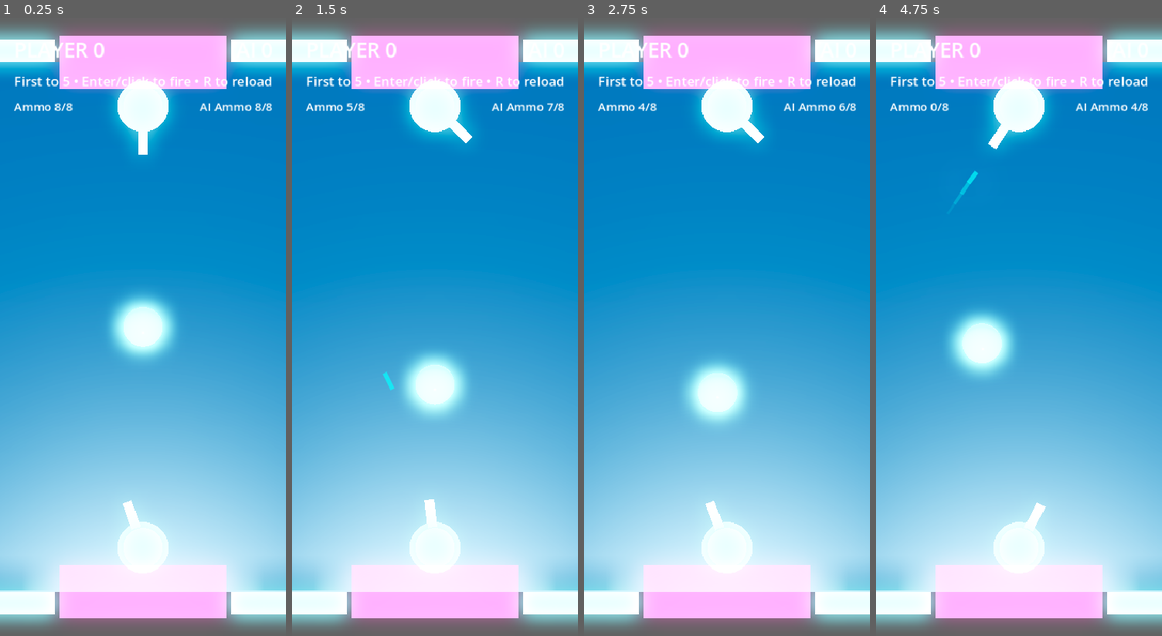
Above: before the commit, frames 1-4 (left to right).
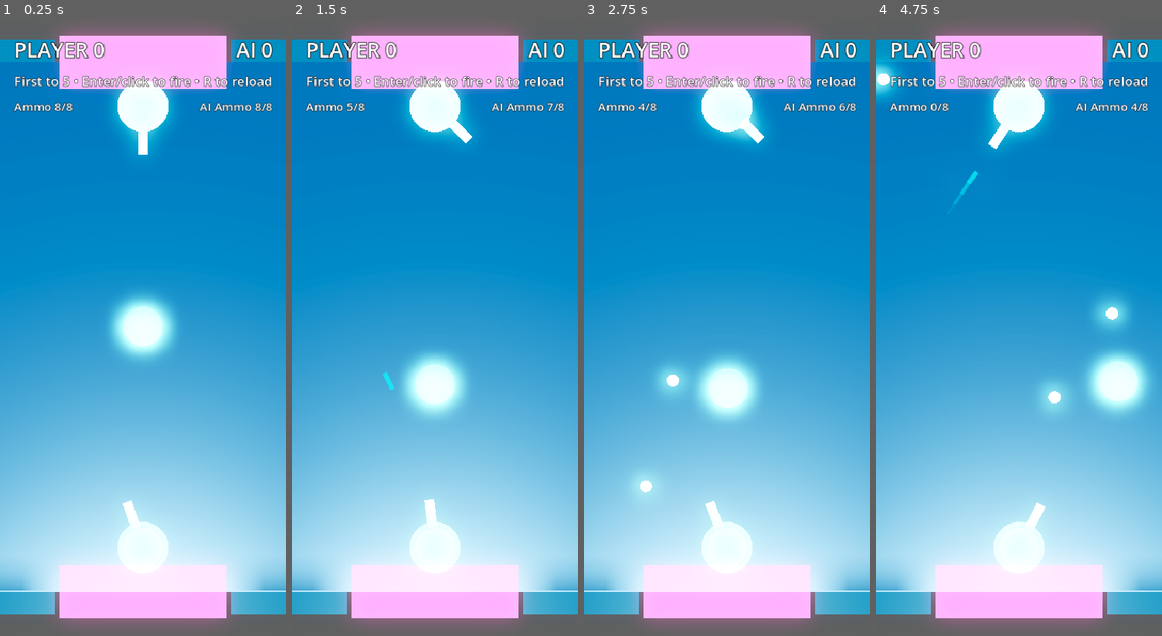
Above: after the commit, the same moments.

Repository: mchambers-mojang/sweet-vinegar-games
Game: Godot game, scene res://carom/scenes/carom_arena.tscn
Two runs of this game, one before a commit and one after it. Both use one fixed random seed, a clock stepped at 60 frames per second and the inputs below. This scene is started directly instead of the project's main scene.
Inputs (mouse positions are in pixels of both pictures, inside the frame that each line leads up to):
- Up to frame 1 (0.25 s): no input
- Up to frame 2 (1.5 s): tap Enter (ui_accept) at 0.5, 0.77, 1.25 s; move the mouse to (497, 296) at 0.52 s; hold Right (ui_right) 0.53-1.25 s; hold Shift 0.53-1.25 s; click (497, 296) at 0.67 s; drag from (377, 357) to (420, 450) at 1.27 s
- Up to frame 3 (2.75 s): tap Enter (ui_accept) at 2 s; move the mouse to (755, 191) at 2.02 s; hold Right (ui_right) from 2.03 s (still down); tap Ctrl at 2.1 s
- Up to frame 4 (4.75 s): release Right (ui_right) at 2.75 s; tap Enter (ui_accept) at 2.75, 3.5, 3.77, 4.25 s; drag from (1004, 450) to (933, 234) at 2.77 s; move the mouse to (1104, 419) at 3.52 s; hold Left (ui_left) 3.53-4.25 s; tap R at 3.6 s; drag from (933, 234) to (976, 172) at 4.27 s

The runs differ from the first frame. In frame 1, 6.8% of the frame differs, in the area x 0-100%, y 1-99%; in frame 2, 6.8%; in frame 3, 8.9%; in frame 4, 12%.

Commit message:
fix: Projectiles bounce instead of despawning, dim walls, text outlines
- Projectiles now ricochet off walls/puck instead of self-destructing
  on collision (only despawn after max_lifetime expires)
- Wall emission reduced from 1.8 to 0.6 energy multiplier
- All HUD labels now have black outlines for readability over bloom

Co-authored-by: Copilot <223556219+Copilot@users.noreply.github.com>

Diff:
--- a/carom/scenes/carom_arena.tscn
+++ b/carom/scenes/carom_arena.tscn
@@ -41,10 +41,10 @@
 roughness = 0.3
 
 [sub_resource type="StandardMaterial3D" id="12"]
-albedo_color = Color(0.08, 0.12, 0.18, 1)
+albedo_color = Color(0.06, 0.09, 0.14, 1)
 emission_enabled = true
-emission = Color(0.14, 0.95, 1.0, 1)
-emission_energy_multiplier = 1.8
+emission = Color(0.08, 0.5, 0.65, 1)
+emission_energy_multiplier = 0.6
 roughness = 0.12
 
 [sub_resource type="StandardMaterial3D" id="13"]
@@ -247,6 +247,8 @@
 [node name="PlayerScoreLabel" type="Label" parent="HUD/MarginContainer/VBoxContainer/TopBar"]
 text = "PLAYER 0"
 theme_override_font_sizes/font_size = 28
+theme_override_colors/font_outline_color = Color(0, 0, 0, 1)
+theme_override_constants/outline_size = 4
 
 [node name="Spacer" type="Control" parent="HUD/MarginContainer/VBoxContainer/TopBar"]
 layout_mode = 2
@@ -255,11 +257,15 @@
 [node name="AIScoreLabel" type="Label" parent="HUD/MarginContainer/VBoxContainer/TopBar"]
 text = "AI 0"
 theme_override_font_sizes/font_size = 28
+theme_override_colors/font_outline_color = Color(0, 0, 0, 1)
+theme_override_constants/outline_size = 4
 horizontal_alignment = 2
 
 [node name="StatusLabel" type="Label" parent="HUD/MarginContainer/VBoxContainer"]
 text = "Loading Carom prototype..."
 theme_override_font_sizes/font_size = 18
+theme_override_colors/font_outline_color = Color(0, 0, 0, 1)
+theme_override_constants/outline_size = 3
 
 [node name="AmmoBar" type="HBoxContainer" parent="HUD/MarginContainer/VBoxContainer"]
 layout_mode = 2
@@ -267,6 +273,8 @@
 
 [node name="PlayerAmmoLabel" type="Label" parent="HUD/MarginContainer/VBoxContainer/AmmoBar"]
 text = "Ammo 8/8"
+theme_override_colors/font_outline_color = Color(0, 0, 0, 1)
+theme_override_constants/outline_size = 3
 
 [node name="AmmoSpacer" type="Control" parent="HUD/MarginContainer/VBoxContainer/AmmoBar"]
 layout_mode = 2
@@ -274,4 +282,6 @@
 
 [node name="AIAmmoLabel" type="Label" parent="HUD/MarginContainer/VBoxContainer/AmmoBar"]
 text = "AI Ammo 8/8"
+theme_override_colors/font_outline_color = Color(0, 0, 0, 1)
+theme_override_constants/outline_size = 3
 horizontal_alignment = 2
--- a/carom/scripts/carom_projectile.gd
+++ b/carom/scripts/carom_projectile.gd
@@ -42,4 +42,6 @@
 		var puck := collider as CaromPuck
 		var impact_offset := collision.get_position() - puck.global_position
 		puck.apply_impulse(direction * puck_impulse, impact_offset)
-	queue_free()
+	# Bounce off everything (walls, puck, other projectiles)
+	var normal := collision.get_normal()
+	direction = direction.bounce(normal).normalized()
